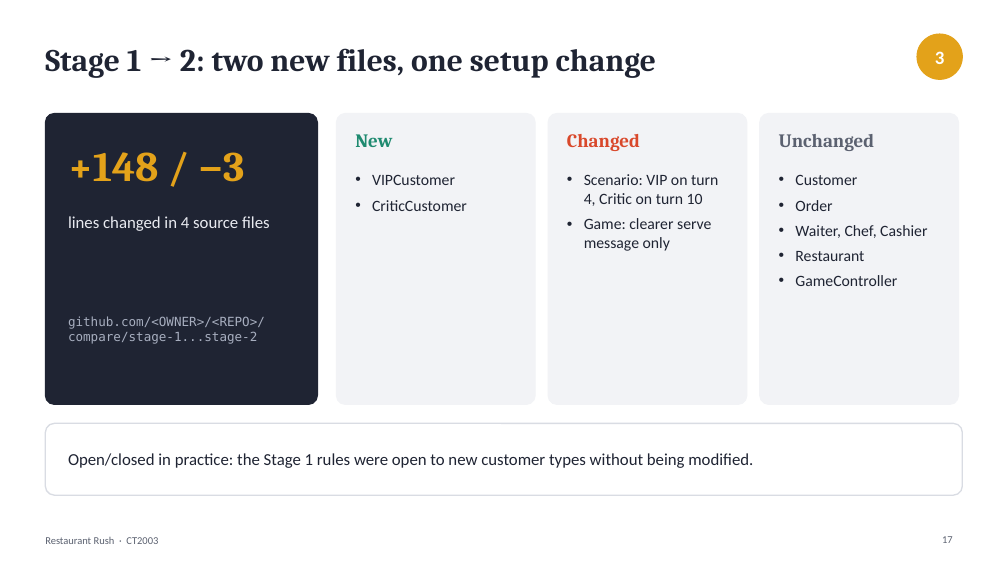
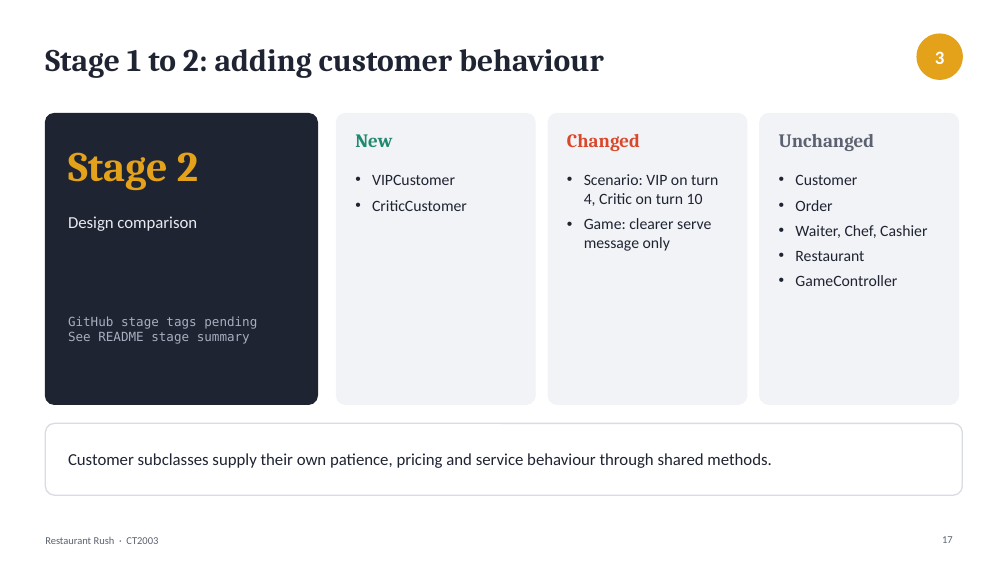
Before and after one commit to JeremyChooCK/CT2003-Restaurant-Rush, a slide deck: slide 17 of docs/presentation/RestaurantRush_Presentation.pptx. Drawn at 1008x567 pixels with LibreOffice and Linux fonts; fonts in the diff are those of the drawing. Boxes give left, top, right and bottom in pixels: in the first picture for what was removed or moved away, otherwise in the second. Text is boxed around its words. In the diff, an @@ line names an element or a change of style, - is before the commit and + after.

Commit message:
Update presentation and make README the repository guide

```diff
--- a/docs/presentation/RestaurantRush_Presentation.pptx
+++ b/docs/presentation/RestaurantRush_Presentation.pptx
@@ title at <box>45,49,604,78</box>: text changed @@
-Stage 1 → 2: two new files, one setup change
+Stage 1 to 2: adding customer behaviour
@@ text at <box>68,152,198,190</box>: text changed @@
-+148 / −3
+Stage 2
@@ text at <box>68,216,197,231</box>: text changed @@
-lines changed in 4 source files
+Design comparison
@@ text at <box>68,316,257,344</box>: text changed @@
-github.com/<OWNER>/<REPO>/
-compare/stage-1...stage-2
+GitHub stage tags pending
+See README stage summary
@@ text at <box>68,453,771,468</box>: text changed @@
-Open/closed in practice: the Stage 1 rules were open to new customer types without being modified.
+Customer subclasses supply their own patience, pricing and service behaviour through shared methods.
```
Also in this commit, not shown: 17 other slides changed, 1 slide added, 1 slide removed, 1 other file.
